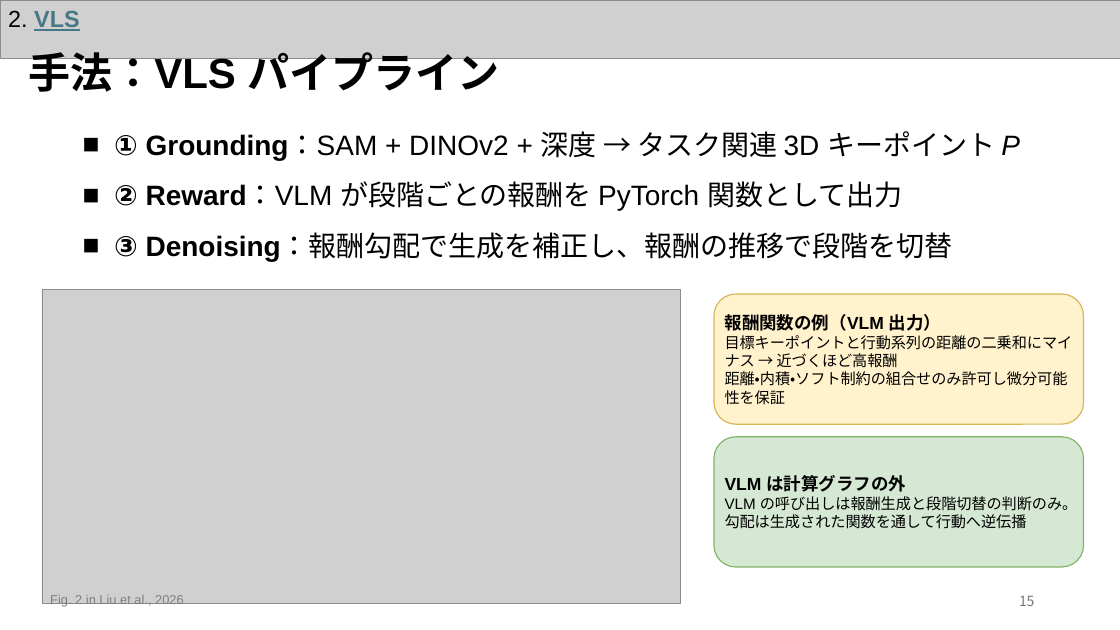
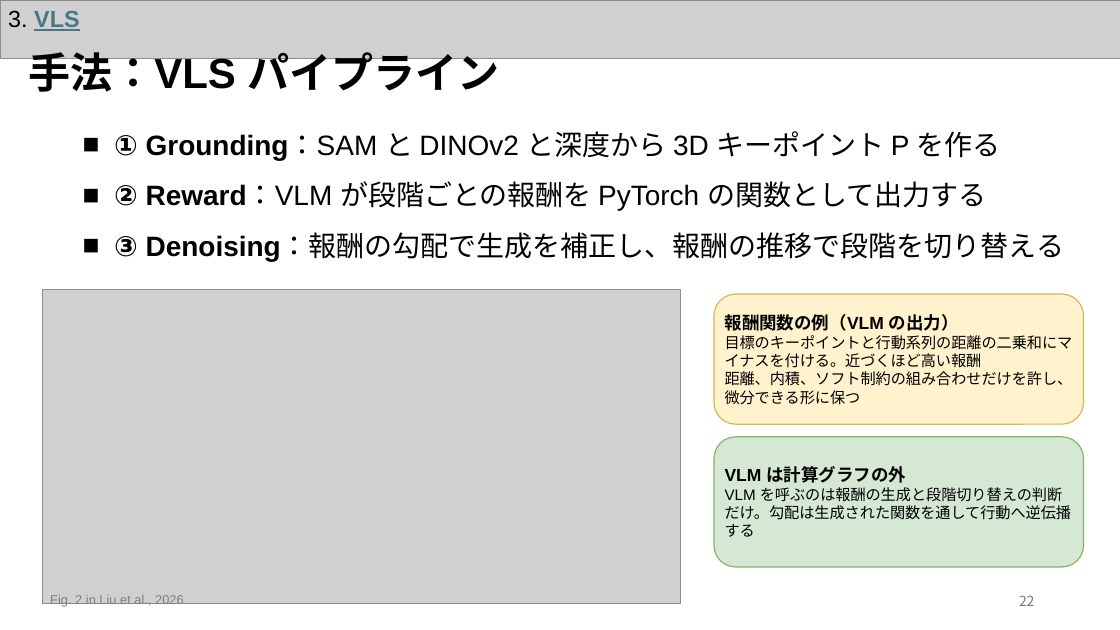
Before and after one commit to Azuma413/PaperPresentationSlides, a slide deck: slide 23 of 20261105_KaneyoshiHiratsuka_SurveySlide.pptx (slide 16 before the commit). Drawn at 1120x630 pixels with LibreOffice and Linux fonts; fonts in the diff are those of the drawing; grey boxes stand for pictures. Boxes give left, top, right and bottom in pixels: in the first picture for what was removed or moved away, otherwise in the second. Text is boxed around its words. In the diff, an @@ line names an element or a change of style, - is before the commit and + after.

```diff
--- a/20261105_KaneyoshiHiratsuka_SurveySlide.pptx
+++ b/20261105_KaneyoshiHiratsuka_SurveySlide.pptx
@@ text at <box>8,10,79,31</box>: text changed @@
-2. VLS
+3. VLS
@@ text at <box>114,131,1064,261</box>: text changed @@
-■ ① Grounding：SAM + DINOv2 + 深度 → タスク関連 3D キーポイント P
-■ ② Reward：VLM が段階ごとの報酬を PyTorch 関数として出力
-■ ③ Denoising：報酬勾配で生成を補正し、報酬の推移で段階を切替
+■ ① Grounding：SAM と DINOv2 と深度から 3D キーポイント P を作る
+■ ② Reward：VLM が段階ごとの報酬を PyTorch の関数として出力する
+■ ③ Denoising：報酬の勾配で生成を補正し、報酬の推移で段階を切り替える
@@ text in rounded rectangle at <box>725,314,1073,405</box>: text changed @@
-報酬関数の例（VLM 出力）
-目標キーポイントと行動系列の距離の二乗和にマイナス → 近づくほど高報酬
-距離・内積・ソフト制約の組合せのみ許可し微分可能性を保証
+報酬関数の例（VLM の出力）
+目標のキーポイントと行動系列の距離の二乗和にマイナスを付ける。近づくほど高い報酬
+距離、内積、ソフト制約の組み合わせだけを許し、微分できる形に保つ
@@ text in rounded rectangle at <box>725,487,1072,537</box>: text changed @@
-VLM の呼び出しは報酬生成と段階切替の判断のみ。勾配は生成された関数を通して行動へ逆伝播
+VLM を呼ぶのは報酬の生成と段階切り替えの判断だけ。勾配は生成された関数を通して行動へ逆伝播する
@@ page number at <box>1019,595,1035,606</box>: text changed @@
-15
+22
```
Also in this commit, not shown: 24 other slides changed, 2 slides added, 2 slides removed, 46 other files.
